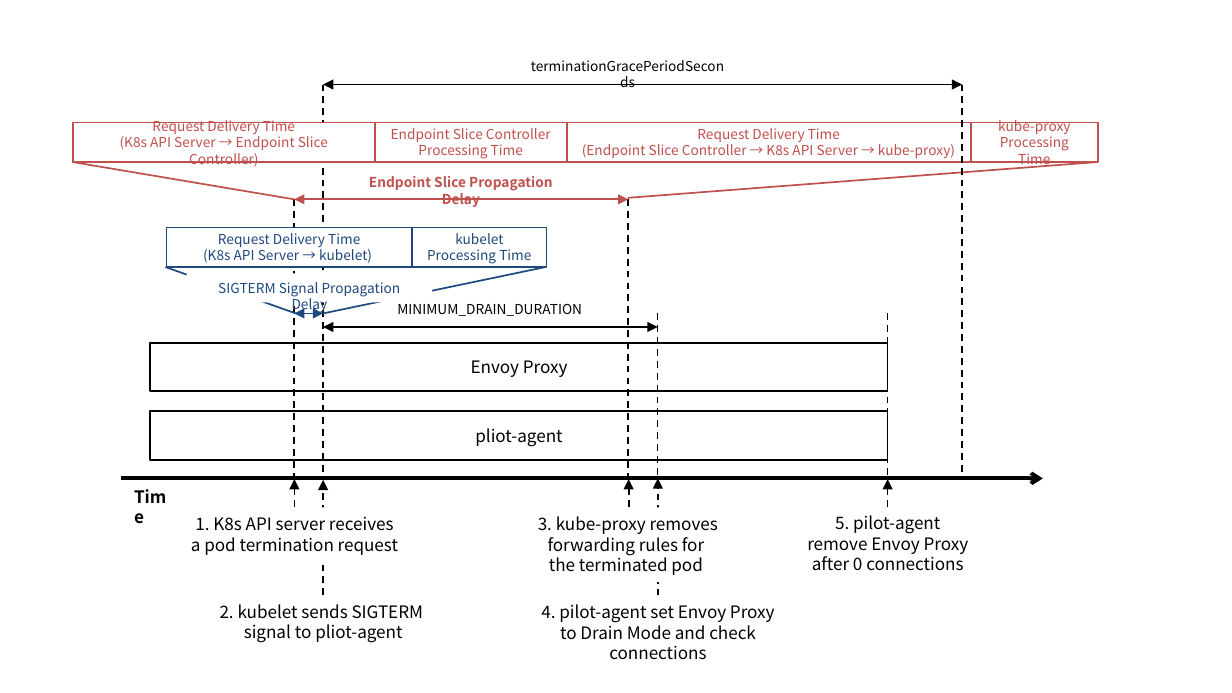
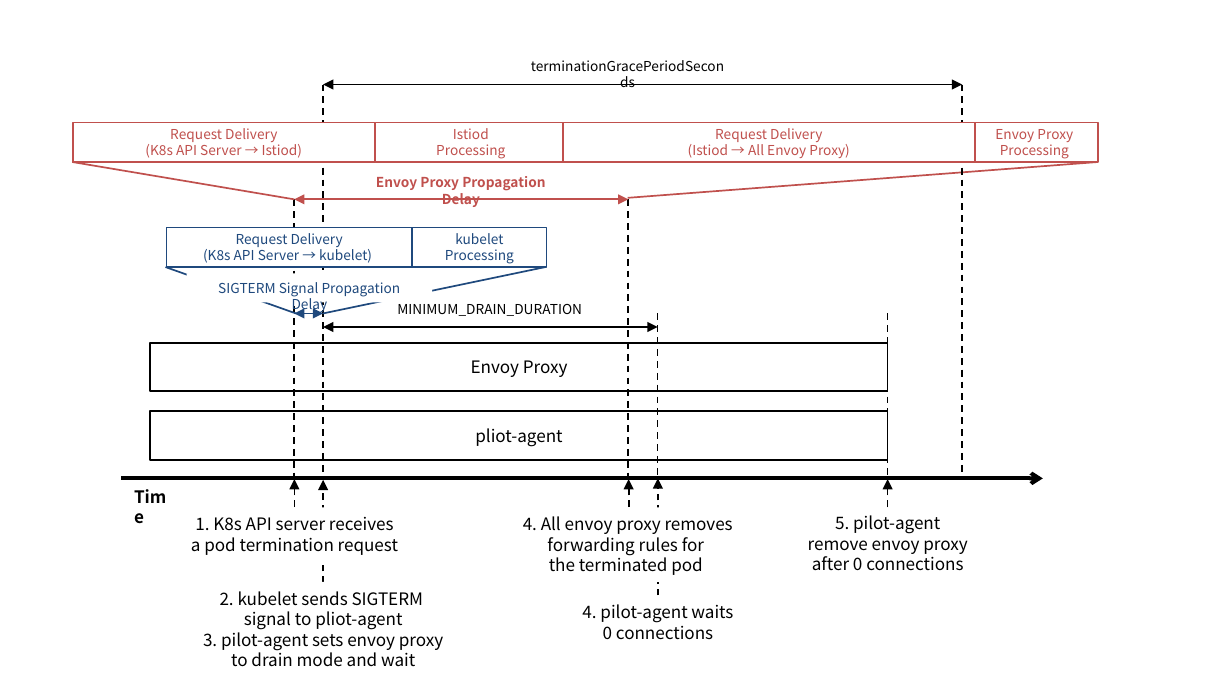
Before and after one commit to ssup2/blog-software, a slide deck: slide 5 of content/docs/theory-analysis/istio-pod-gracefully-termination/images/images.pptx (slide 4 before the commit). Drawn at 1232x693 pixels with LibreOffice and Linux fonts; fonts in the diff are those of the drawing. Boxes give left, top, right and bottom in pixels: in the first picture for what was removed or moved away, otherwise in the second. Text is boxed around its words. In the diff, an @@ line names an element or a change of style, - is before the commit and + after.

```diff
--- a/content/docs/theory-analysis/istio-pod-gracefully-termination/images/images.pptx
+++ b/content/docs/theory-analysis/istio-pod-gracefully-termination/images/images.pptx
@@ text in rounded rectangle at (145,128,303,158): text changed @@
-Request Delivery Time
-(K8s API Server → Endpoint Slice Controller)
+Request Delivery
+(K8s API Server → Istiod)
@@ text in rounded rectangle at (436,128,505,159): text changed @@
-Endpoint Slice Controller
-Processing Time
+Istiod
+Processing
@@ rounded rectangle "Request Delivery": place and size @@
-rounded rectangle "Request Delivery" at (567,122,971,161)
+rounded rectangle "Request Delivery" at (563,122,975,161)
@@ text in rounded rectangle at (688,128,850,158): text changed @@
-Request Delivery Time
-(Endpoint Slice Controller → K8s API Server → kube-proxy)
+Request Delivery
+(Istiod → All Envoy Proxy)
@@ text in rounded rectangle at (995,129,1073,159): text changed @@
-kube-proxy
-Processing Time
+Envoy Proxy
+Processing
@@ text at (376,176,545,207): text changed @@
-Endpoint Slice Propagation Delay
+Envoy Proxy Propagation Delay
@@ text in rounded rectangle at (236,233,343,247): text changed @@
-Request Delivery Time
+Request Delivery
@@ text in rounded rectangle at (445,233,514,264): text changed @@
-kubelet Processing Time
+kubelet Processing
@@ text "4. All envoy proxy removes": place and size @@
-text "4. All envoy proxy removes" at (538,516,718,575)
+text "4. All envoy proxy removes" at (523,516,733,575)
@@ text at (523,516,733,534): text changed @@
-3. kube-proxy removes
+4. All envoy proxy removes
@@ text at (808,532,967,554): text changed @@
-remove Envoy Proxy
+remove envoy proxy
@@ text "2. kubelet sends SIGTERM": place and size @@
-text "2. kubelet sends SIGTERM" at (220,604,423,643)
+text "2. kubelet sends SIGTERM" at (203,591,443,667)
@@ text at (203,611,443,667): text changed @@
-signal to pliot-agent
+signal to pliot-agent
+3. pilot-agent sets envoy proxy
+to drain mode and wait
@@ text at (582,604,733,640): text changed @@
-4. pilot-agent set Envoy Proxy
-to Drain Mode and check
-connections
+4. pilot-agent waits
+0 connections
```
Also in this commit, not shown: 2 other slides changed, 1 slide added, 13 other files.
